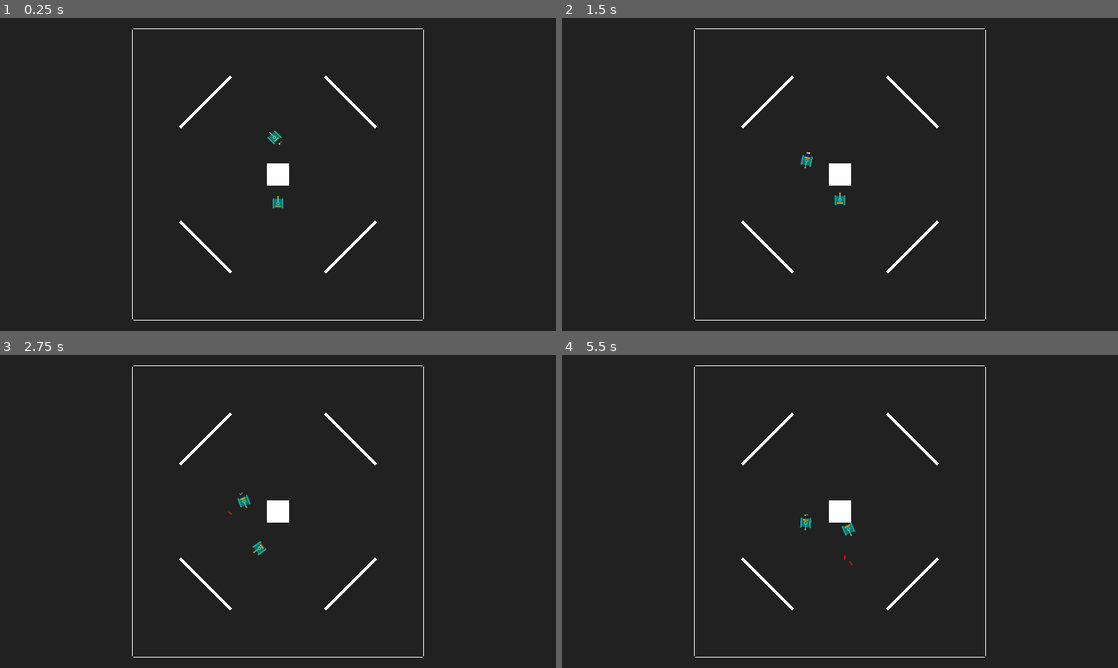
Above: before the commit, frames 1-4 (two rows, left to right).
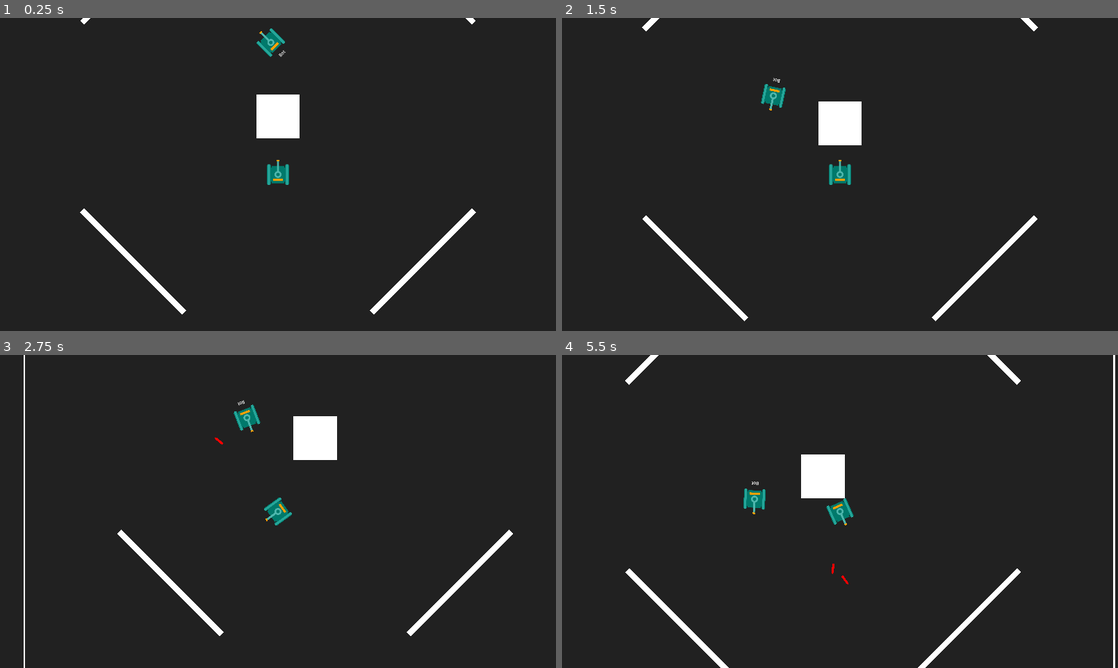
Above: after the commit, the same moments.

Repository: ashmeet28/battletanks
Game: Godot game, scene res://arena.tscn
Same seed, same stepped clock (60 frames per second), same inputs: the game is played once before the commit and once after it.
Inputs:
- Up to frame 1 (0.25 s): no input
- Up to frame 2 (1.5 s): hold W (tank_move_forward) 0.53-1.28 s; hold Space (tank_fire) 0.53-1.28 s; hold S (tank_move_backwards) from 1.28 s (still down); tap Space (tank_fire) at 1.35 s
- Up to frame 3 (2.75 s): release S (tank_move_backwards) at 2.03 s; hold W (tank_move_forward) from 2.03 s (still down); hold A (tank_turn_anticlockwise) from 2.03 s (still down); tap Space (tank_fire) at 2.3 s
- Up to frame 4 (5.5 s): release A (tank_turn_anticlockwise) at 2.78 s; tap D (tank_turn_clockwise) at 2.85 s; tap Space (tank_fire) at 3.05, 4.35, 5.3 s; release W (tank_move_forward) at 3.53 s; hold Space (tank_fire) 3.53-4.28 s; hold S (tank_move_backwards) from 3.53 s (still down); hold A (tank_turn_anticlockwise) from 5.03 s (still down)

The runs differ from the first frame. In frame 1, 3.7% of the frame differs, in the area x 14-86%, y 0-97%; in frame 2, 3.7%; in frame 3, 3.9%; in frame 4, 4.3%, in the area x 11-100%, y 0-100%.

Commit message:
undo video code

Diff:
--- a/arena.gd
+++ b/arena.gd
@@ -1,7 +1,6 @@
 extends Node2D
 
 func _ready():
-
 	var instance = preload("res://tank.tscn").instantiate()
 	instance.position = Vector2(0, 400)
 	add_child(instance)
--- a/arena.tscn
+++ b/arena.tscn
@@ -16,6 +16,7 @@
 script = ExtResource("1_midel")
 
 [node name="Camera2D" type="Camera2D" parent="."]
+enabled = false
 zoom = Vector2(0.25, 0.25)
 
 [node name="Wall" type="StaticBody2D" parent="." groups=["walls"]]
--- a/arena_global_variables.gd
+++ b/arena_global_variables.gd
@@ -7,7 +7,6 @@
 	var bot_tank_manual_invalid_path_points = [39, 40, 57, 87, 104, 105, 61, 44, 45, 99, 116, 115, 183, 184, 201, 231, 248, 249, 172, 173, 189, 227, 244, 243]
 
 	bot_tank_astar = AStar2D.new()
-
 	var sl = 250
 	for y in range(17):
 		for x in range(17):
--- a/bot_tank.gd
+++ b/bot_tank.gd
@@ -6,16 +6,25 @@
 var tank_cooldown_time:int = 1000
 var missile_last_fired:int = 0
 
+var tank_life:int = 100000
+var tank_damage_given:int = 0
+
 var target_tank_id:int
 
-func tank_fire_missile():
-	var curr_time = Time.get_ticks_msec()
-	if (curr_time > tank_cooldown_time + missile_last_fired):
-		var instance = preload("res://tank_missile.tscn").instantiate()
-		instance.position = position + Vector2(0, -160).rotated(rotation)
-		instance.rotation = rotation
-		get_parent().add_child(instance)
-		missile_last_fired = curr_time
+func _ready():
+	missile_last_fired = Time.get_ticks_msec()
+
+
+#func free_white_square_points():
+	#for p in get_tree().get_nodes_in_group("square_points"):
+		#p.queue_free()
+#
+#func spaw_white_square_points(new_square_points):
+	#for p in new_square_points:
+		#var instance = preload("res://white_sqaure_point.tscn").instantiate()
+		#instance.global_position = Vector2(p.x, p.y)
+		#get_parent().add_child(instance)
+
 
 func is_target_tank_in_line_of_sight():
 	var p1 = global_position
@@ -23,6 +32,7 @@
 
 	if p1.distance_to(p2) > 1000.0:
 		return false
+
 
 	for s in range(-50, 50 + 10, 10):
 		var p = p1.direction_to(p2).rotated(PI/2) * s
@@ -36,13 +46,11 @@
 
 	return true
 
-
-func get_rotation_towards_direction(v1, delta):
+func tank_rotate_towards_direction(v1, ang_vel, delta) -> int:
 	var v2 = Vector2.UP.rotated(rotation)
-
-	if v2.cross(v1) > v2.cross(v2.rotated(tank_ang_vel * delta)):
+	if v2.cross(v1) > v2.cross(v2.rotated(ang_vel * delta)):
 		return 1
-	elif v2.cross(v1) < v2.cross(v2.rotated(-(tank_ang_vel * delta))):
+	elif v2.cross(v1) < v2.cross(v2.rotated(-(ang_vel * delta))):
 		return -1
 	return 0
 
@@ -55,24 +63,31 @@
 		return astar.get_point_position(id_path[1])
 
 
+func tank_fire_missile():
+	var curr_time = Time.get_ticks_msec()
+	if (curr_time > tank_cooldown_time + missile_last_fired):
+		var instance = preload("res://tank_missile.tscn").instantiate()
+		instance.position = position + Vector2(0, -160).rotated(rotation)
+		instance.rotation = rotation
+		instance.owner_tank_id = get_instance_id()
+		get_parent().add_child(instance)
+		missile_last_fired = curr_time
+
 var bot_controller = [false, false, false, false, false]
 
 func update_bot_controller(delta):
 	bot_controller = [false, false, false, false, false]
 
 	var r = 0
-
 	if is_target_tank_in_line_of_sight():
-		r = get_rotation_towards_direction(
+		r = tank_rotate_towards_direction(
 					position.direction_to(
-							instance_from_id(target_tank_id).position),
-					delta)
+								instance_from_id(target_tank_id).position), tank_ang_vel, delta)
 	else:
 		var next_p = tank_get_next_position_towards_target_tank()
 		if next_p != null:
-			r = get_rotation_towards_direction(
-						position.direction_to(next_p),
-					delta)
+			r = tank_rotate_towards_direction(
+						position.direction_to(next_p), tank_ang_vel, delta)
 			bot_controller[0] = true
 
 	if r == -1:
@@ -86,21 +101,24 @@
 				bot_controller[4] = true
 
 func _physics_process(delta):
+	if tank_life <= 0:
+		queue_free()
+		return
+
 	update_bot_controller(delta)
-
 	velocity = Vector2.ZERO
-
 	if bot_controller[0]:
 		velocity.y = -tank_speed
-	if bot_controller[1]:
+	if  bot_controller[1]:
 		velocity.y = tank_speed
 
-	if bot_controller[2]:
+	if  bot_controller[2]:
 		rotate(tank_ang_vel * delta)
-	if bot_controller[3]:
+	if  bot_controller[3]:
 		rotate(-(tank_ang_vel * delta))
 
 	velocity = velocity.rotated(rotation)
+
 
 	if bot_controller[4]:
 		tank_fire_missile()
--- a/red_collision_detector.gd
+++ /dev/null
@@ -1,3 +0,0 @@
-extends Area2D
-
-var detector_id
--- a/red_collision_detector.tscn
+++ /dev/null
@@ -1,17 +0,0 @@
-[gd_scene load_steps=4 format=3 uid="uid://cki4cm44mogi4"]
-
-[ext_resource type="Script" path="res://red_collision_detector.gd" id="1_bnp43"]
-[ext_resource type="Texture2D" uid="uid://d2ecx8wusefsh" path="res://red_square.svg" id="1_xqstk"]
-
-[sub_resource type="RectangleShape2D" id="RectangleShape2D_g2olb"]
-size = Vector2(240, 240)
-
-[node name="RedCollisionDetector" type="Area2D" groups=["red_collision_detector"]]
-script = ExtResource("1_bnp43")
-
-[node name="CollisionShape2D" type="CollisionShape2D" parent="."]
-shape = SubResource("RectangleShape2D_g2olb")
-
-[node name="Sprite2D" type="Sprite2D" parent="."]
-scale = Vector2(2.4, 2.4)
-texture = ExtResource("1_xqstk")
--- a/red_square.svg
+++ /dev/null
@@ -1,24 +0,0 @@
-<?xml version="1.0" encoding="UTF-8" standalone="no"?>
-<!-- Created with Inkscape (http://www.inkscape.org/) -->
-
-<svg
-   width="100"
-   height="100"
-   viewBox="0 0 100 100"
-   version="1.1"
-   id="svg1"
-   xmlns="http://www.w3.org/2000/svg"
-   xmlns:svg="http://www.w3.org/2000/svg">
-  <defs
-     id="defs1" />
-  <g
-     id="layer1">
-    <rect
-       style="fill:#ff0000;stroke-width:0.908939"
-       id="rect14"
-       width="100"
-       height="100"
-       x="0"
-       y="0" />
-  </g>
-</svg>
--- a/tank.gd
+++ b/tank.gd
@@ -6,16 +6,27 @@
 var tank_cooldown_time:int = 1000
 var missile_last_fired:int = 0
 
+var tank_life:int = 100000
+var tank_damage_given:int = 0
+
+func _ready():
+	missile_last_fired = Time.get_ticks_msec()
+
 func tank_fire_missile():
 	var curr_time = Time.get_ticks_msec()
 	if (curr_time > tank_cooldown_time + missile_last_fired):
 		var instance = preload("res://tank_missile.tscn").instantiate()
 		instance.position = position + Vector2(0, -160).rotated(rotation)
 		instance.rotation = rotation
+		instance.owner_tank_id = get_instance_id()
 		get_parent().add_child(instance)
 		missile_last_fired = curr_time
 
 func _physics_process(delta):
+	if tank_life <= 0:
+		queue_free()
+		return
+
 	velocity = Vector2.ZERO
 	if Input.is_action_pressed("tank_move_forward"):
 		velocity.y = -tank_speed
@@ -29,6 +40,7 @@
 
 	velocity = velocity.rotated(rotation)
 
+
 	if Input.is_action_pressed("tank_fire"):
 		tank_fire_missile()
 
--- a/tank.tscn
+++ b/tank.tscn
@@ -15,5 +15,4 @@
 polygon = PackedVector2Array(0, -103.25, 10, -103.25, 10, -70.25, 75, -70.25, 75, 70.75, -75, 70.75, -75, -70.25, -10, -70.25, -10, -103.25)
 
 [node name="Camera2D" type="Camera2D" parent="."]
-enabled = false
 zoom = Vector2(0.5, 0.5)
--- a/tank_missile.gd
+++ b/tank_missile.gd
@@ -1,8 +1,16 @@
 extends Area2D
 
 var missile_speed:float = 1500.0
+var is_collided_with_tank:bool = false
+var owner_tank_id:int
 
 func _physics_process(delta):
 	position += Vector2.UP.rotated(rotation) * (missile_speed * delta)
 	if has_overlapping_bodies():
+		for b in get_overlapping_bodies():
+			if b.is_in_group("tanks") && !is_collided_with_tank:
+				b.tank_life -= 25
+				if is_instance_id_valid(owner_tank_id):
+					instance_from_id(owner_tank_id).tank_damage_given += 25
+				is_collided_with_tank = true
 		queue_free()
--- a/white_collision_detector.gd
+++ /dev/null
@@ -1,3 +0,0 @@
-extends Area2D
-
-var detector_id
--- a/white_collision_detector.tscn
+++ /dev/null
@@ -1,17 +0,0 @@
-[gd_scene load_steps=4 format=3 uid="uid://cqv174gfovtyj"]
-
-[ext_resource type="Texture2D" uid="uid://be3ur7c5685av" path="res://white_square.svg" id="1_cgn4a"]
-[ext_resource type="Script" path="res://white_collision_detector.gd" id="1_lx8sa"]
-
-[sub_resource type="RectangleShape2D" id="RectangleShape2D_s7qnm"]
-size = Vector2(240, 240)
-
-[node name="WhiteCollisionDetector" type="Area2D" groups=["white_collision_detector"]]
-script = ExtResource("1_lx8sa")
-
-[node name="Sprite2D" type="Sprite2D" parent="."]
-scale = Vector2(2.4, 2.4)
-texture = ExtResource("1_cgn4a")
-
-[node name="CollisionShape2D" type="CollisionShape2D" parent="."]
-shape = SubResource("RectangleShape2D_s7qnm")
Not shown, removed: red_square.svg.import
